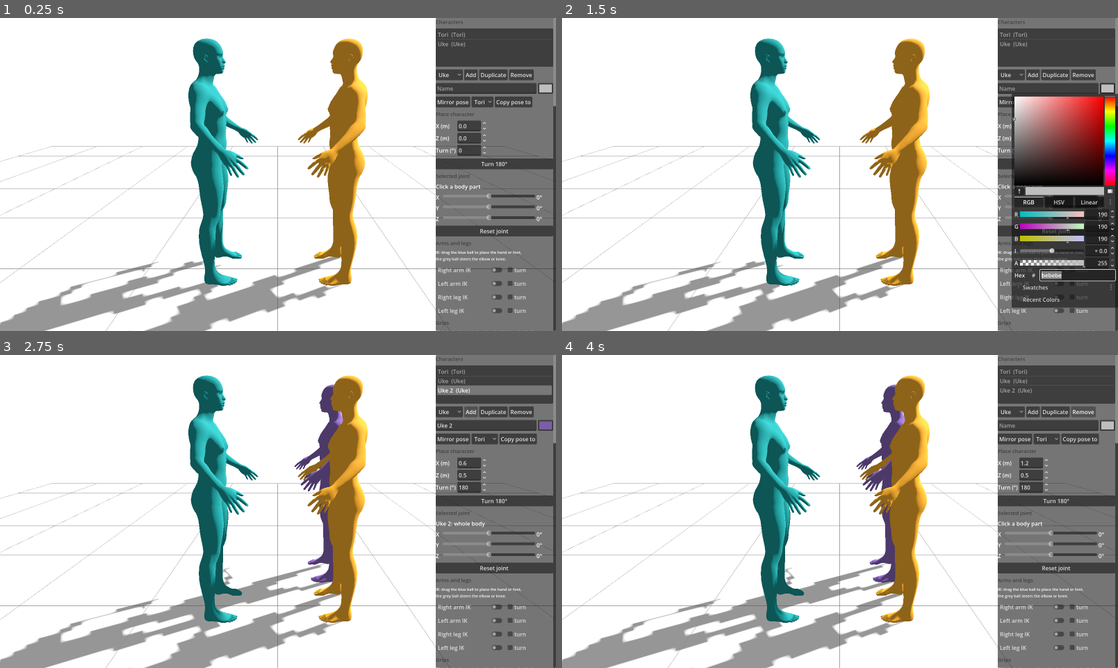
Above: before the commit, frames 1-4 (two rows, left to right).
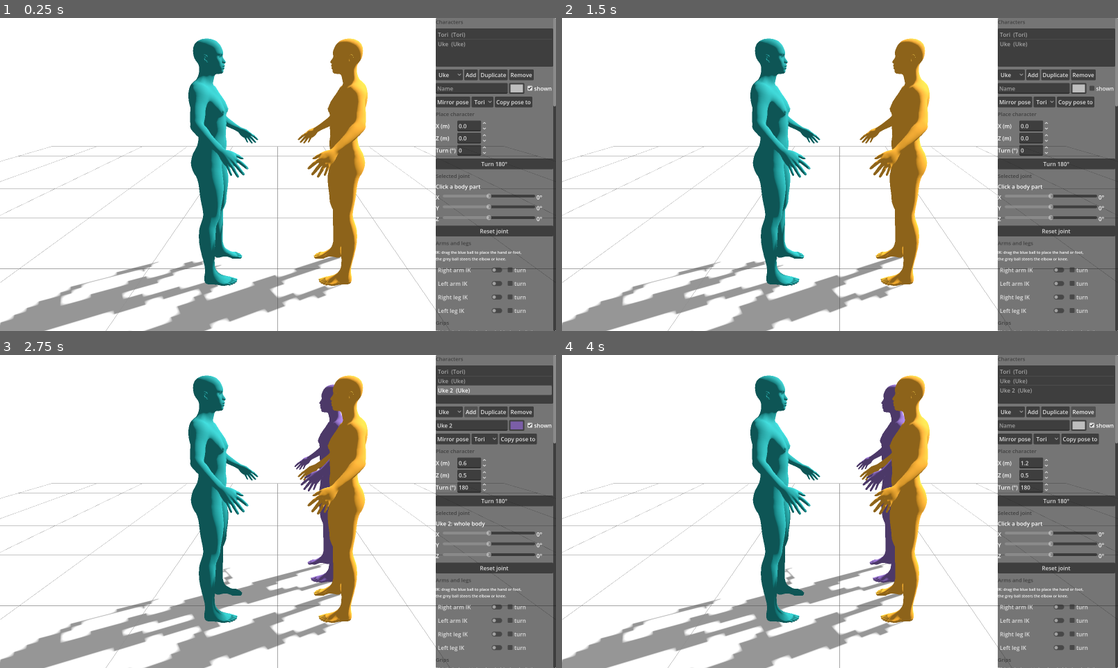
Above: after the commit, the same moments.

Repository: jop3/kamae
Game: Godot game, scene res://src/app/Main.tscn
Same seed, same stepped clock (60 frames per second), same inputs: the game is played once before the commit and once after it.
Inputs (mouse positions are in pixels of both pictures, inside the frame that each line leads up to):
- Up to frame 1 (0.25 s): no input
- Up to frame 2 (1.5 s): click "Uke" at 0.5 s; click (1101, 86) at 1.25 s, where only the run after the commit has a clickable "shown"
- Up to frame 3 (2.75 s): click "Add" at 2 s
- Up to frame 4 (4 s): click "Duplicate" at 2.75 s; click "Remove" at 3.5 s

The runs differ from the first frame. In frame 1, 0.2% of the frame differs, in the area x 91-100%, y 20-25%; in frame 2, 13%, in the area x 80-100%, y 20-93%; in frame 3, 0.3%; in frame 4, 0.2%.

Commit message:
Primary-Uke picker, sequence camera mode, visibility toggle, export presets, user-folder fallback for data
Co-Authored-By: Claude Fable 5.1 <noreply@anthropic.com>
Claude-Session: https://claude.ai/code/session_01UcSQsWZzi6KyCSo7jtnhzd

Diff:
--- a/src/scene/PosingScene.gd
+++ b/src/scene/PosingScene.gd
@@ -93,10 +93,15 @@
 	uke.rotation.y = PI
 
 
+## The Uke the camera presets line up on (spec §5.7). Empty means the first character with the
+## Uke role; the Camera panel lets the instructor pick another.
+var primary_uke_id: String = ""
+
+
 ## Line from Tori to the primary Uke, used by camera presets. Falls back to world Z.
 func tori_uke_axis() -> Dictionary:
 	var tori: CharacterRig = null
-	var uke: CharacterRig = null
+	var uke: CharacterRig = get_character(primary_uke_id) if primary_uke_id != "" else null
 	for c in characters:
 		if c.role == "Tori" and tori == null:
 			tori = c
--- a/src/ui/SidePanel.gd
+++ b/src/ui/SidePanel.gd
@@ -16,6 +16,9 @@
 var _char_name: LineEdit
 var _char_color: ColorPickerButton
 var _copy_to: OptionButton
+var _primary_uke: OptionButton
+var _char_visible: CheckBox
+var _seq_camera: OptionButton
 var _contact_a: OptionButton
 var _contact_b: OptionButton
 var _contact_ta: SpinBox
@@ -66,8 +69,26 @@
 ## Poses and sequences live in the project folder, next to the code, so the acceptance
 ## techniques ship with the repository and the instructor's own work is versioned with it.
 ## An exported build cannot write into res://, so it falls back to the user folder.
-const POSES_DIR := "res://poses"
-const SEQUENCES_DIR := "res://sequences"
+static var POSES_DIR := "res://poses"
+static var SEQUENCES_DIR := "res://sequences"
+
+
+## Picks writable data folders: the project's own when running from source, the user folder in
+## an exported build where res:// is read-only. Called once at startup.
+static func choose_data_dirs() -> void:
+	var probe := "res://poses/.write_probe"
+	DirAccess.make_dir_recursive_absolute(ProjectSettings.globalize_path("res://poses"))
+	var f := FileAccess.open(probe, FileAccess.WRITE)
+	if f:
+		f.close()
+		DirAccess.remove_absolute(ProjectSettings.globalize_path(probe))
+		POSES_DIR = "res://poses"
+		SEQUENCES_DIR = "res://sequences"
+	else:
+		POSES_DIR = "user://poses"
+		SEQUENCES_DIR = "user://sequences"
+	for d in [POSES_DIR, SEQUENCES_DIR]:
+		DirAccess.make_dir_recursive_absolute(ProjectSettings.globalize_path(d))
 
 
 func setup(ctrl: PoseController, posing_scene: PosingScene, grip_director: GripDirector = null, orbit_camera: OrbitCamera = null, sequence_player: SequencePlayer = null) -> void:
@@ -76,6 +97,7 @@
 	grips = grip_director
 	camera = orbit_camera
 	player = sequence_player
+	choose_data_dirs()
 	custom_minimum_size.x = 300
 	var scroll := ScrollContainer.new()
 	scroll.horizontal_scroll_mode = ScrollContainer.SCROLL_MODE_DISABLED
@@ -112,6 +134,12 @@
 			controller.selected_rig.set_skin_color(c)
 			_refresh_characters())
 	name_row.add_child(_char_color)
+	_char_visible = CheckBox.new(); _char_visible.text = "shown"; _char_visible.button_pressed = true
+	_char_visible.tooltip_text = "Hide a figure without removing it (saved with the pose)"
+	_char_visible.toggled.connect(func(on: bool):
+		if not _updating and controller.selected_rig:
+			controller.selected_rig.visible = on)
+	name_row.add_child(_char_visible)
 	var pose_row := HBoxContainer.new(); vb.add_child(pose_row)
 	var mirror := Button.new(); mirror.text = "Mirror pose"; mirror.tooltip_text = "Swap left and right on the selected character"
 	mirror.pressed.connect(func(): if controller.selected_rig: controller.mirror_pose(controller.selected_rig))
@@ -312,6 +340,12 @@
 	var cam_side := Button.new(); cam_side.text = "Side"
 	cam_side.pressed.connect(func(): if camera: camera.apply_preset(CameraPresets.side(scene)))
 	crow.add_child(cam_side)
+	var puke_label := Label.new(); puke_label.text = "line up on"; crow.add_child(puke_label)
+	_primary_uke = OptionButton.new()
+	_primary_uke.tooltip_text = "Which Uke the Front and Side presets line up on"
+	_primary_uke.item_selected.connect(func(i: int):
+		scene.primary_uke_id = _primary_uke.get_item_metadata(i) if i >= 0 else "")
+	crow.add_child(_primary_uke)
 
 	vb.add_child(_header("Poses"))
 	_pose_name = LineEdit.new(); _pose_name.placeholder_text = "Pose name"
@@ -341,6 +375,12 @@
 	new_seq.tooltip_text = "Three steps: Grepp, Kuzushi, Kake"
 	new_seq.pressed.connect(_on_new_sequence_pressed)
 	seq_name_row.add_child(new_seq)
+	_seq_camera = OptionButton.new()
+	for mode in ["Side", "Front", "per_pose"]:
+		_seq_camera.add_item(mode)
+	_seq_camera.tooltip_text = "Camera for the video: a fixed preset, or each pose's own saved camera"
+	_seq_camera.item_selected.connect(func(i: int): if _sequence: _sequence.camera = _seq_camera.get_item_text(i))
+	seq_name_row.add_child(_seq_camera)
 	_seq_list = ItemList.new()
 	_seq_list.custom_minimum_size.y = 80
 	_seq_list.item_selected.connect(func(_i): _refresh_sequence_step())
@@ -445,6 +485,14 @@
 		_copy_to.clear()
 		for c in scene.characters:
 			_copy_to.add_item(c.display_name)
+	if _primary_uke:
+		_primary_uke.clear()
+		for c in scene.characters:
+			if c.role == "Uke":
+				_primary_uke.add_item(c.display_name)
+				_primary_uke.set_item_metadata(_primary_uke.item_count - 1, c.character_id)
+				if c.character_id == scene.primary_uke_id:
+					_primary_uke.select(_primary_uke.item_count - 1)
 	_refresh_character_fields()
 	if _grip_who:
 		_grip_who.clear()
@@ -781,6 +829,9 @@
 		var have := FileAccess.file_exists(POSES_DIR.path_join(str(st["pose"]) + ".json"))
 		_seq_list.add_item("%d. %s%s   →%.1f s  hold %.1f s" % [i + 1, st["pose"], "" if have else " (no pose saved)", float(st.get("transition", 0.0)), float(st.get("hold", 0.0))])
 	_seq_scrub.max_value = maxf(_sequence.duration(), 0.01)
+	for i in _seq_camera.item_count:
+		if _seq_camera.get_item_text(i) == _sequence.camera:
+			_seq_camera.select(i)
 	_refresh_sequence_step()
 
 
@@ -944,6 +995,7 @@
 	var rig := controller.selected_rig
 	_char_name.text = rig.display_name if rig else ""
 	_char_color.color = rig.get_skin_color() if rig else Color.GRAY
+	_char_visible.button_pressed = rig.visible if rig else true
 	_updating = false
 
 
Not shown, added: export_presets.cfg
Not shown, changed: .gitignore
Not shown, changed: README.md
Not shown, changed: docs/handoff.md
